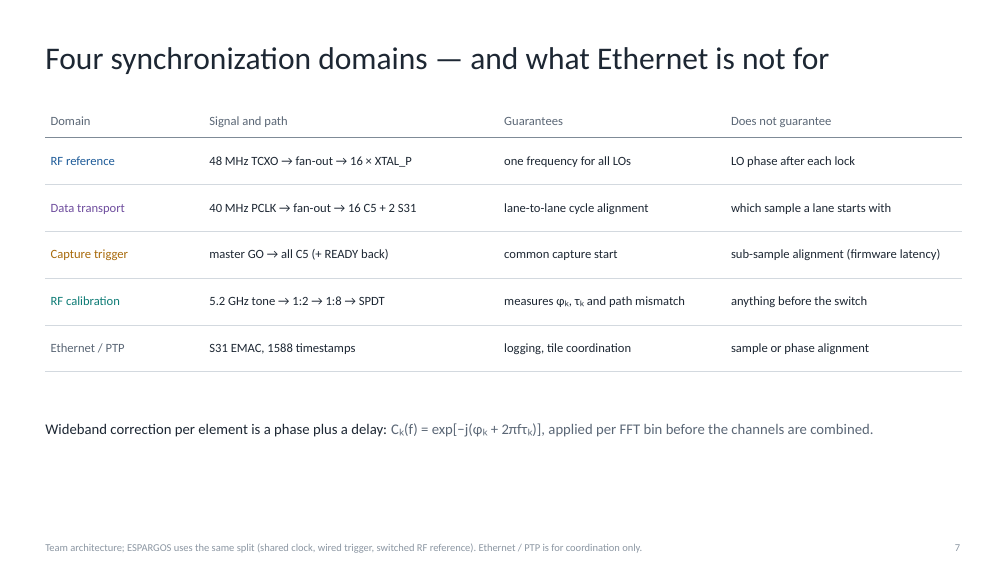
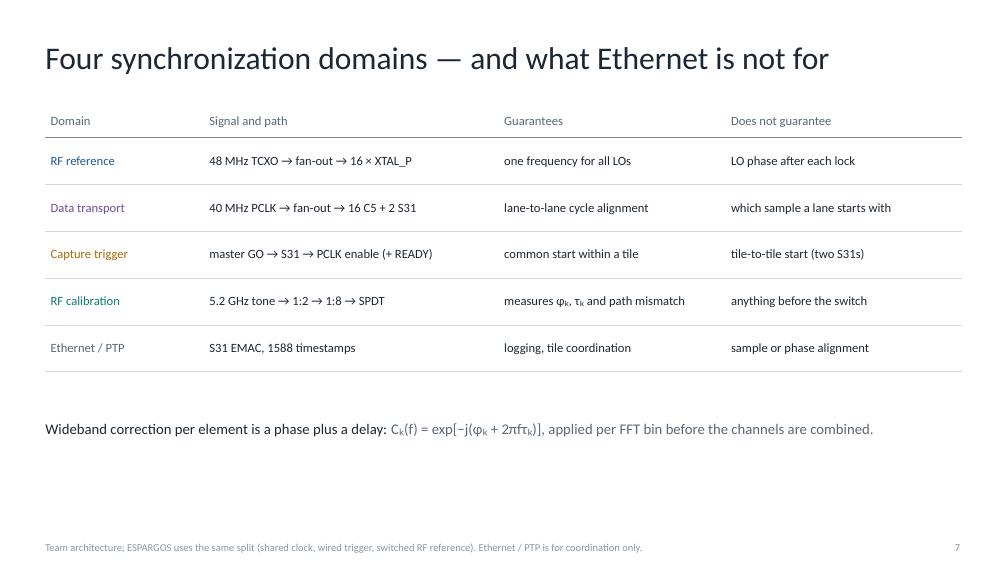
Before and after one commit to Seguar/seguar.github.io, a slide deck: slide 7 of esp32-c5-phased-array/deck/esp32_c5_phased_array_2x8_tiles.pptx. Drawn at 1008x567 pixels with LibreOffice and Linux fonts; fonts in the diff are those of the drawing. Boxes give left, top, right and bottom in pixels: in the first picture for what was removed or moved away, otherwise in the second. Text is boxed around its words. In the diff, an @@ line names an element or a change of style, - is before the commit and + after.

```diff
--- a/esp32-c5-phased-array/deck/esp32_c5_phased_array_2x8_tiles.pptx
+++ b/esp32-c5-phased-array/deck/esp32_c5_phased_array_2x8_tiles.pptx
@@ table at (45, 106, 963, 372) @@
-row 4: Capture trigger | master GO → all C5 (+ READY back) | common capture start | sub-sample alignment (firmware latency)
+row 4: Capture trigger | master GO → S31 → PCLK enable (+ READY) | common start within a tile | tile-to-tile start (two S31s)
```
Also in this commit, not shown: 8 other slides changed, 14 other files.
